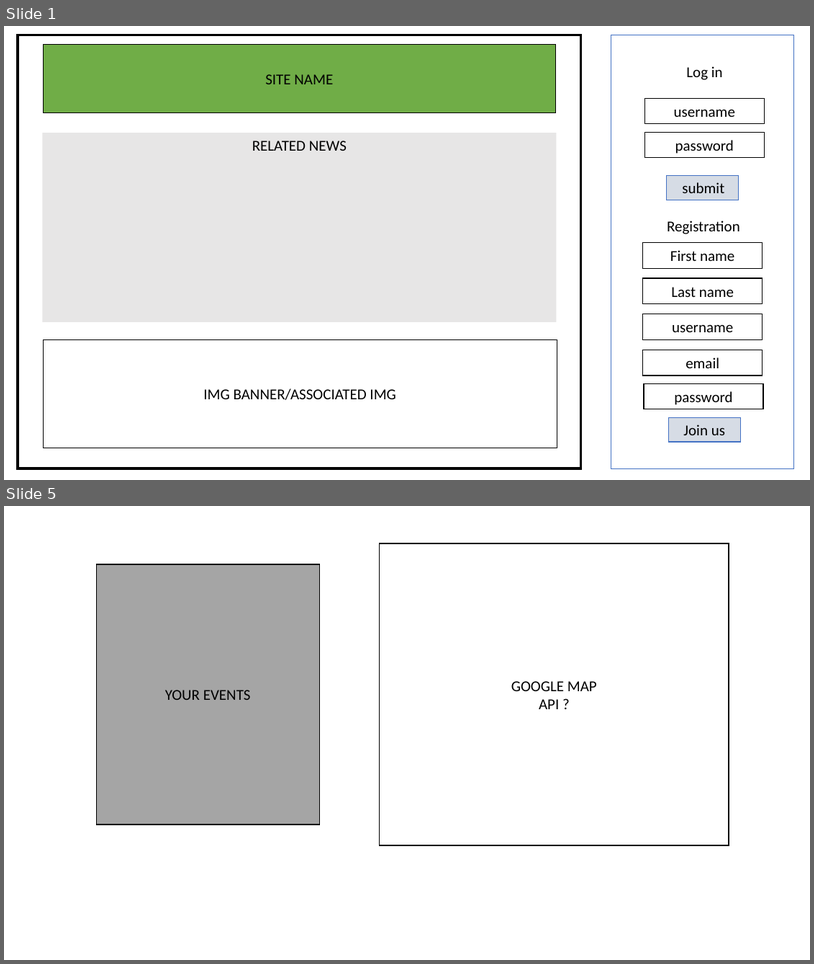
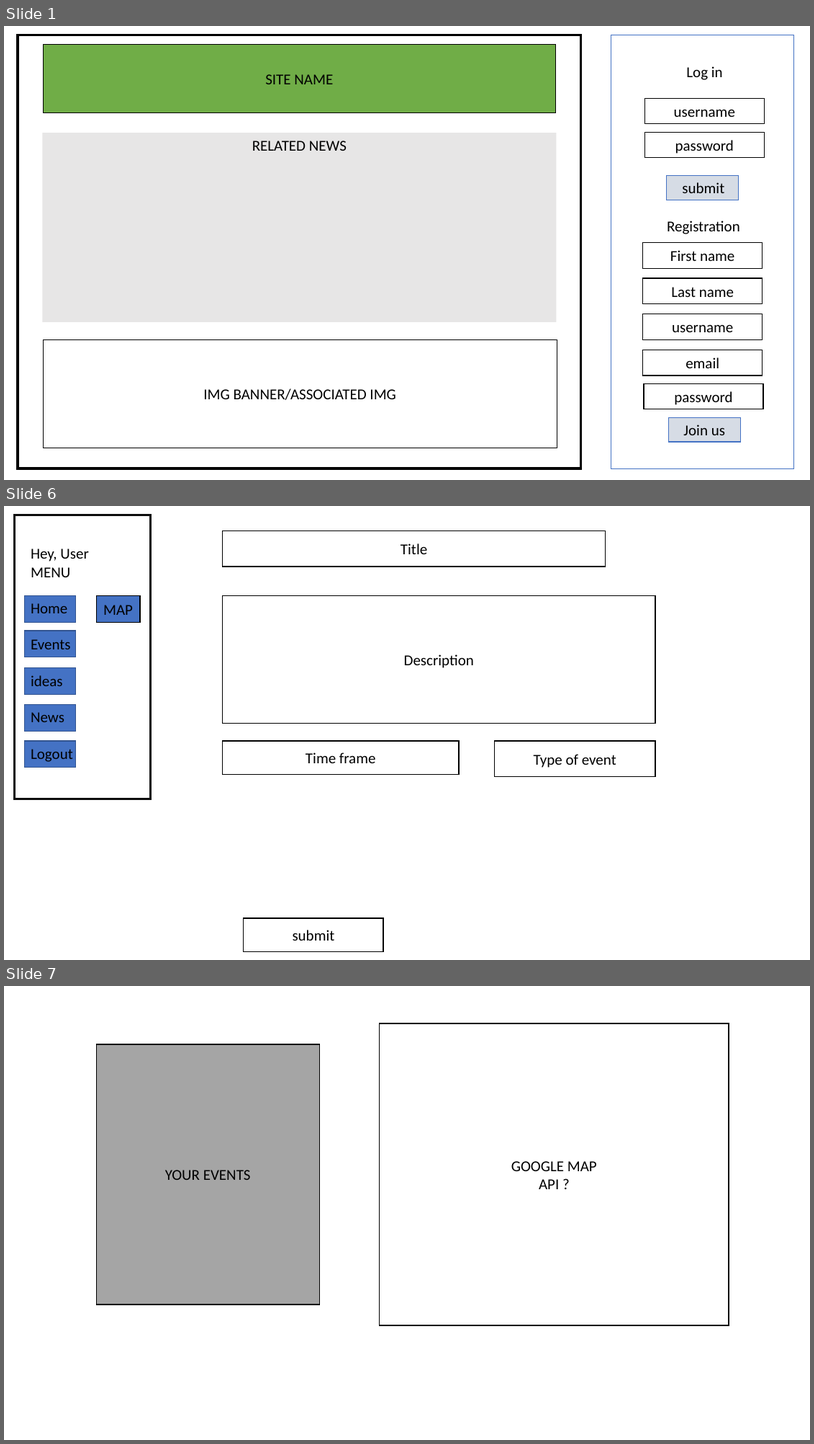
Before and after one commit to nobleat/final-project, a slide deck: wireframeproject.pptx. Shown one above the other, each under a label of ours: slides 1 and 5 before the commit, slides 1, 6 and 7 after it; the slides between them are not shown. The pictures are 814x964 and 814x1444 pixels, drawn with LibreOffice and Linux fonts; fonts in the diff are those of the drawing. Boxes give left, top, right and bottom in pixels: in the first picture for what was removed or moved away, otherwise in the second. Text is boxed around its words. In the diff, an @@ line names an element or a change of style, - is before the commit and + after.

```diff
--- a/wireframeproject.pptx
+++ b/wireframeproject.pptx
@@ slide 6 added at [4,506,810,960], background #FFFFFF @@
@@ rectangle added at [14,515,150,799], fill #FFFFFF, outline #0D0D0D 2.25 pt @@
@@ text added at [31,548,88,762], 18 pt, text #000000 @@
+Hey, User
+MENU
+Home
+Events
+ideas
+News
+Logout
@@ rectangle added at [222,530,606,566], fill #FFFFFF, outline #000000 1 pt, 18 pt, text #000000 @@
+Title
@@ rectangle added at [25,595,75,622], fill #4472C4, outline #325491 1 pt @@
@@ rectangle added at [96,595,139,622], fill #4472C4, outline #000000 1 pt, 18 pt, text #000000 @@
+MAP
@@ rectangle added at [222,595,656,723], fill #FFFFFF, outline #000000 1 pt, 18 pt, text #000000 @@
+Description
@@ rectangle added at [25,631,75,657], fill #4472C4, outline #325491 1 pt @@
@@ rectangle added at [25,668,75,695], fill #4472C4, outline #325491 1 pt @@
@@ rectangle added at [25,705,75,731], fill #4472C4, outline #325491 1 pt @@
@@ rectangle added at [25,741,75,767], fill #4472C4, outline #325491 1 pt @@
@@ rectangle added at [222,741,459,775], fill #FFFFFF, outline #000000 1 pt, 18 pt, text #000000 @@
+Time frame
@@ rectangle added at [494,741,656,777], fill #FFFFFF, outline #000000 1 pt, 18 pt, text #000000 @@
+Type of event
@@ rectangle added at [244,918,383,952], fill #FFFFFF, outline #000000 1 pt, 18 pt, text #000000 @@
+submit
@@ what was slide 5 is now slide 7 @@
```
Also in this commit, not shown: 3 slides changed, 2 other slides added.
